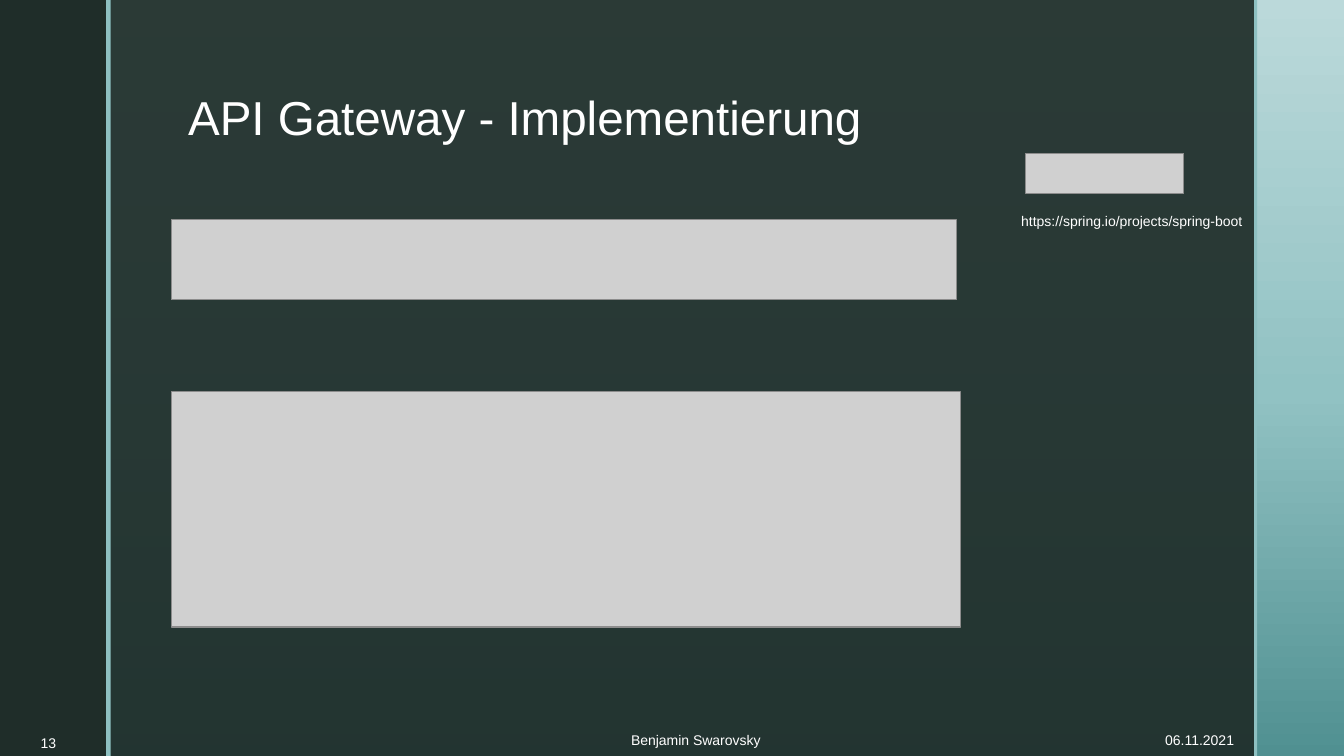
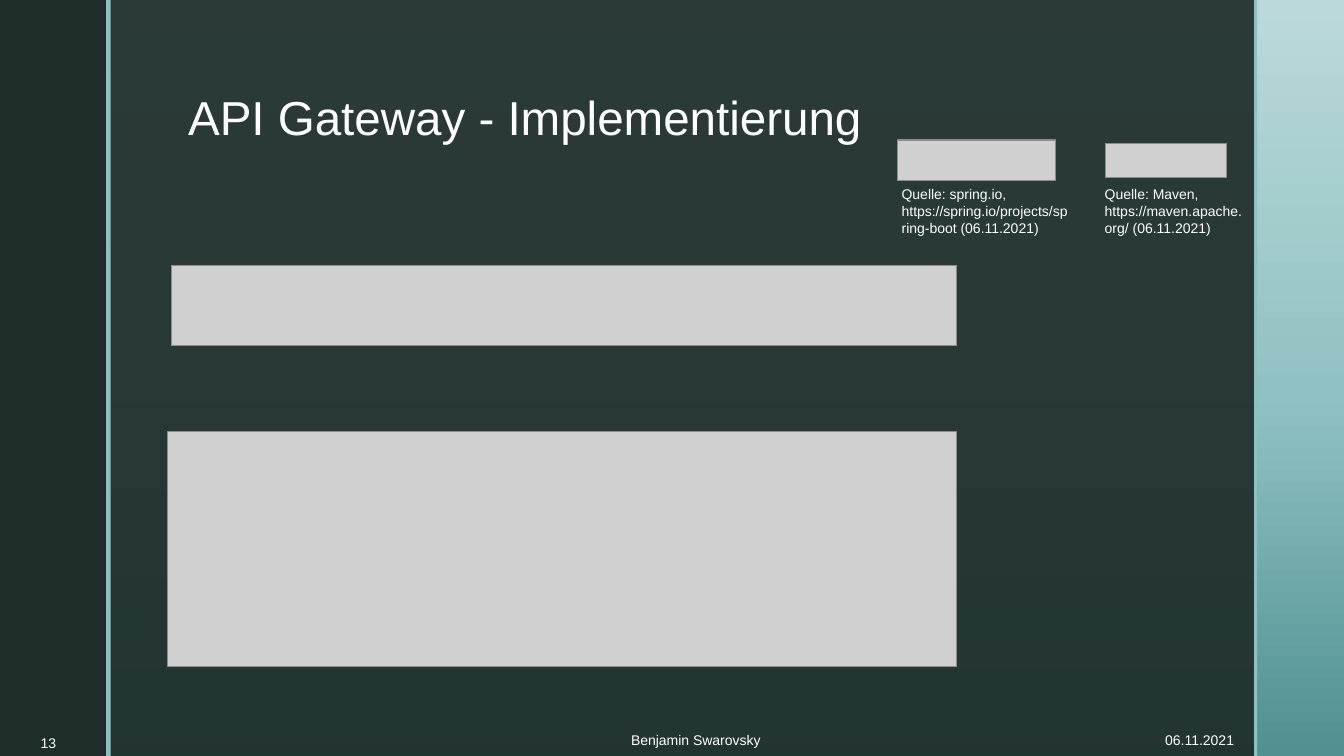
Before and after one commit to BenjaminS01/Abschluss, a slide deck: slide 13 of Vortrag.pptx. Drawn at 1344x756 pixels with LibreOffice and Linux fonts; fonts in the diff are those of the drawing; grey boxes stand for pictures; background and template pictures are left out. Boxes give left, top, right and bottom in pixels: in the first picture for what was removed or moved away, otherwise in the second. Text is boxed around its words. In the diff, an @@ line names an element or a change of style, - is before the commit and + after.

Commit message:
Quellen beschriftung angefangen

```diff
--- a/Vortrag.pptx
+++ b/Vortrag.pptx
@@ picture moved from (x1=1026, y1=153, x2=1184, y2=194) to (x1=898, y1=140, x2=1056, y2=180) @@
@@ picture added at (x1=1106, y1=143, x2=1227, y2=177) @@
@@ text at (x1=902, y1=189, x2=1068, y2=236): text changed @@
-https://spring.io/projects/spring-boot
+Quelle: spring.io, https://spring.io/projects/spring-boot (06.11.2021)
@@ text added at (x1=1105, y1=189, x2=1242, y2=236), 10 pt, text #FFFFFF @@
+Quelle: Maven, https://maven.apache.org/ (06.11.2021)
@@ picture moved from (x1=171, y1=220, x2=957, y2=299) to (x1=171, y1=266, x2=957, y2=346) @@
@@ picture moved from (x1=171, y1=392, x2=961, y2=627) to (x1=168, y1=432, x2=958, y2=666) @@
```
Also in this commit, not shown: 8 other slides changed.
